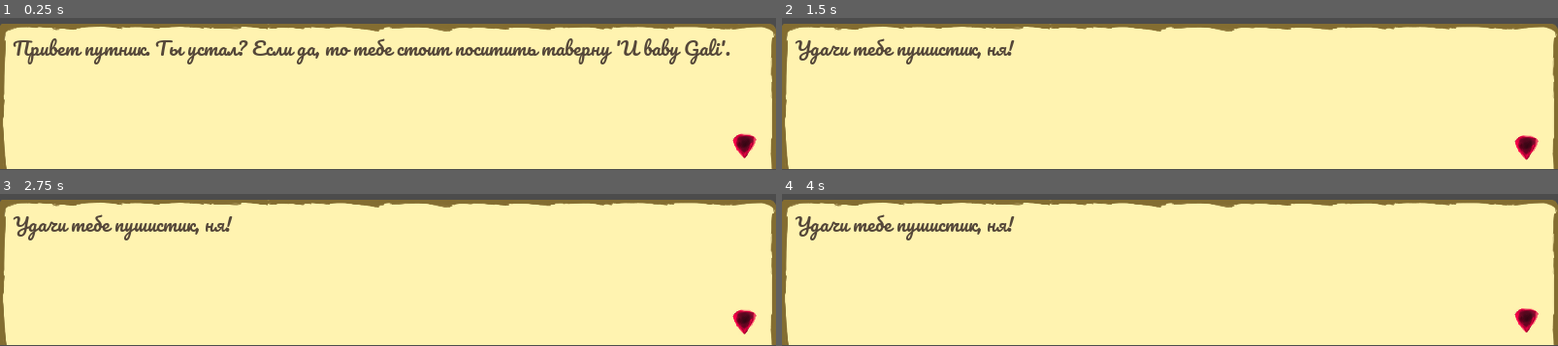
Above: before the commit, frames 1-4 (two rows, left to right).
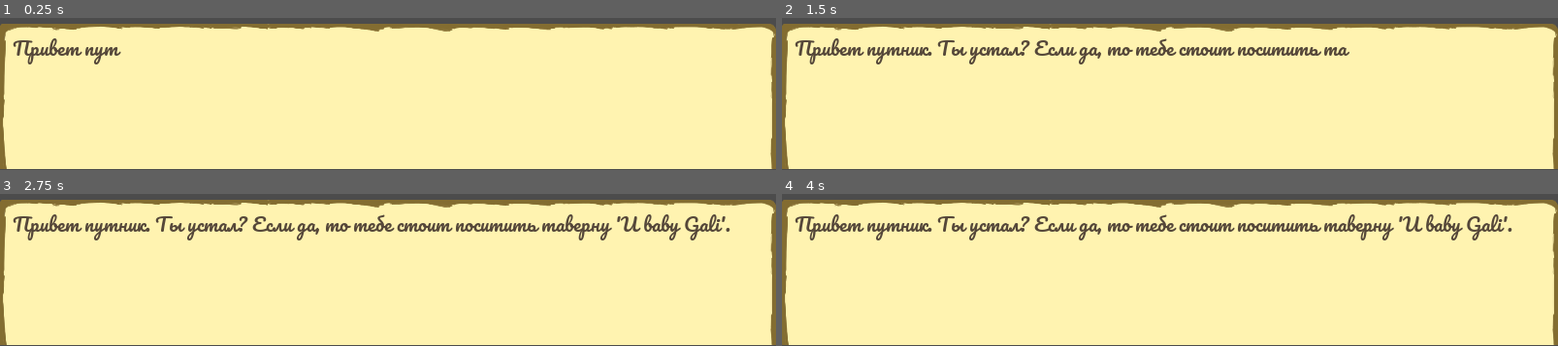
Above: after the commit, the same moments.

Repository: IceArrow256/visual-novel
Game: Godot game, scene res://main.tscn
Two runs of this game, one before a commit and one after it. Both use one fixed random seed, a clock stepped at 60 frames per second and the inputs below.
Inputs:
- Up to frame 1 (0.25 s): no input
- Up to frame 2 (1.5 s): tap Enter (ui_accept) at 0.5, 0.77 s
- Up to frame 3 (2.75 s): tap Enter (ui_accept) at 1.52 s
- Up to frame 4 (4 s): tap Enter (ui_accept) at 2.75, 3.02, 3.5, 3.77 s

The runs differ from the first frame. In frame 1, 3.9% of the frame differs, in the area x 15-98%, y 13-93%; in frame 2, 3.6%; in frame 3, 4.8%, in the area x 1-98%, y 13-93%; in frame 4, 4.8%.
Error after the commit: Invalid set index 'visible' (on base: 'null instance') with value of type 'bool'. (res://dialog_box.gd:19)

Commit message:
fix README.md and add LICENSE

Diff:
--- a/main.tscn
+++ b/main.tscn
@@ -44,7 +44,6 @@
 "_edit_group_": true,
 "_edit_use_anchors_": false
 }
-speed = 0.1
 
 [node name="TextureRect" type="TextureRect" parent="DialogBox"]
 anchor_right = 1.0
@@ -72,12 +71,12 @@
 
 [node name="Tween" type="Tween" parent="DialogBox"]
 
-[node name="next" type="Sprite" parent="DialogBox"]
+[node name="Next" type="Sprite" parent="DialogBox"]
 visible = false
 position = Vector2( 1841.29, 300 )
 texture = ExtResource( 3 )
 
-[node name="AnimationPlayer" type="AnimationPlayer" parent="DialogBox/next"]
+[node name="AnimationPlayer" type="AnimationPlayer" parent="DialogBox/Next"]
 autoplay = "Idle"
 anims/Idle = SubResource( 2 )
 [connection signal="tween_completed" from="DialogBox/Tween" to="DialogBox" method="_on_Tween_tween_completed"]
Not shown, added: LICENSE
Not shown, changed: README.md
